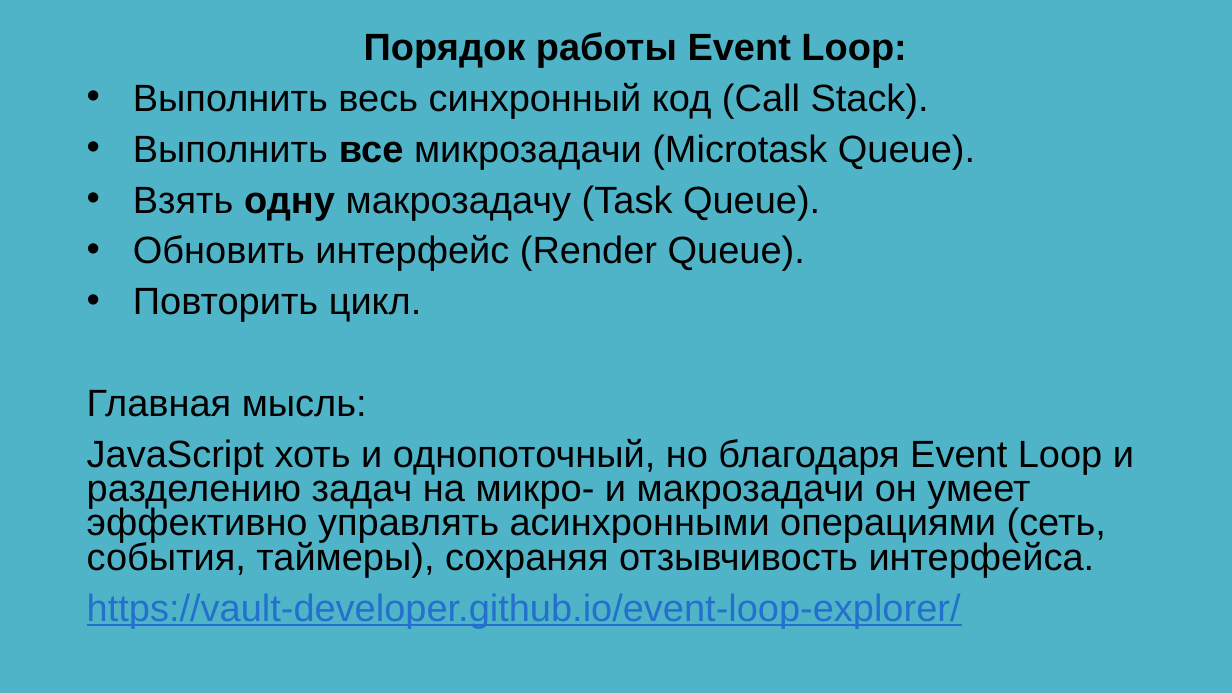
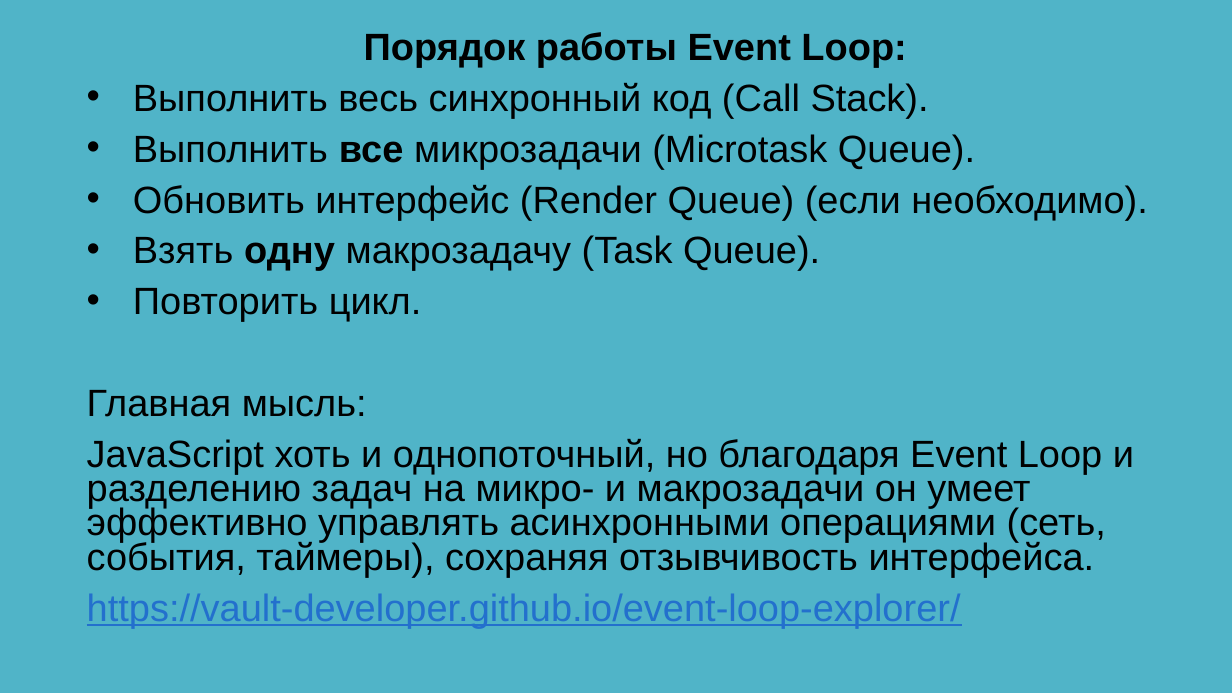
Before and after one commit to ShViktor72/education2025, a slide deck: slide 65 of ПМ3_Разработка модулей_ПО/2 Асинхронное программирование/lectures/PowerPoint/8_Основы асинхронности и стек вызовов.pptx. Drawn at 1232x693 pixels with LibreOffice and Linux fonts; fonts in the diff are those of the drawing. Boxes give left, top, right and bottom in pixels: in the first picture for what was removed or moved away, otherwise in the second. Text is boxed around its words. In the diff, an @@ line names an element or a change of style, - is before the commit and + after.

```diff
--- a/ПМ3_Разработка модулей_ПО/2 Асинхронное программирование/lectures/PowerPoint/8_Основы асинхронности и стек вызовов.pptx
+++ b/ПМ3_Разработка модулей_ПО/2 Асинхронное программирование/lectures/PowerPoint/8_Основы асинхронности и стек вызовов.pptx
@@ subtitle at [133, 185, 1147, 220]: paragraph added @@
+• Обновить интерфейс (Render Queue) (если необходимо).
@@ subtitle at [133, 235, 805, 271]: paragraph removed @@
-• Обновить интерфейс (Render Queue).
```
Also in this commit, not shown: 1 other slide changed, 1 other file.
